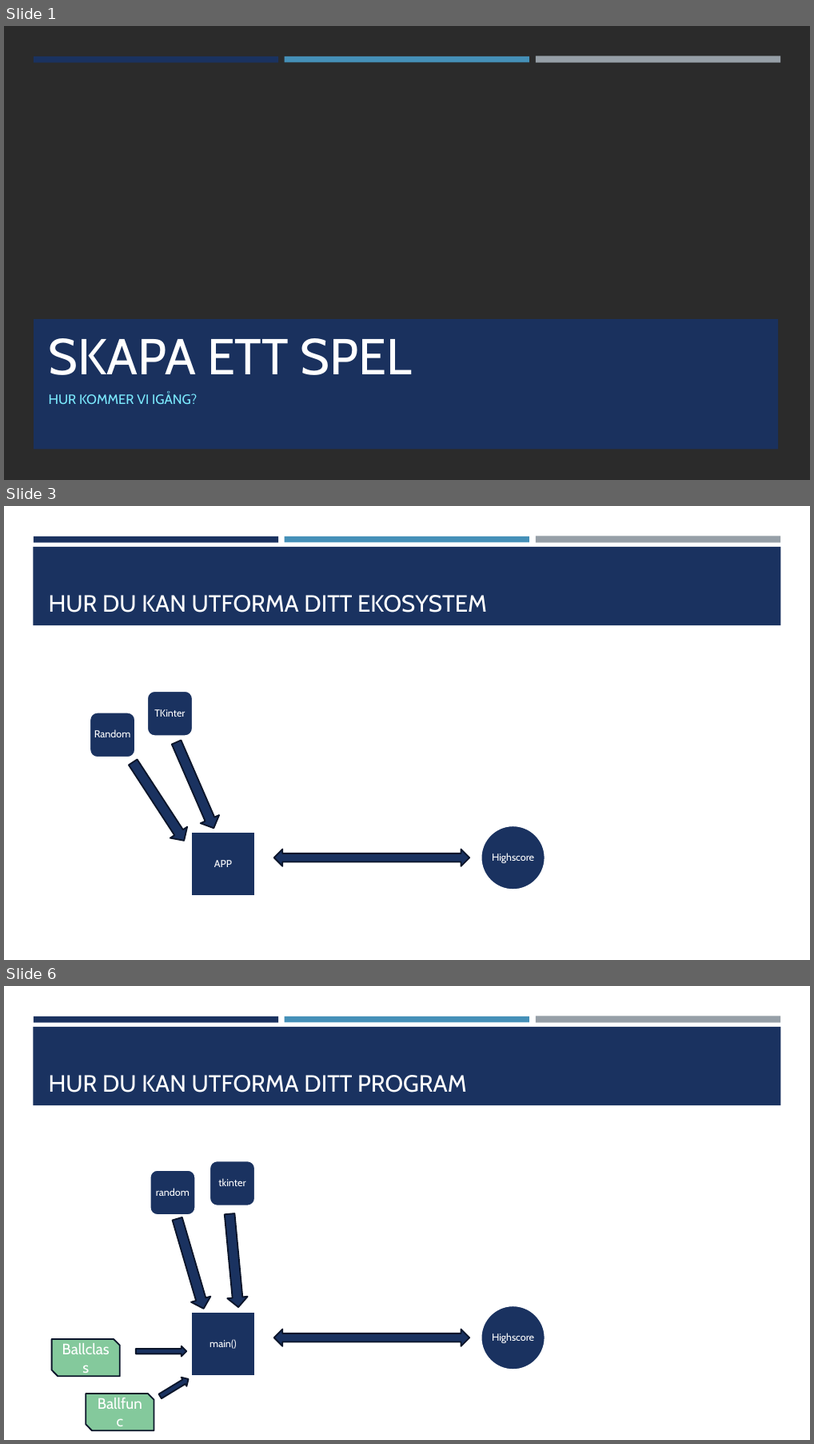
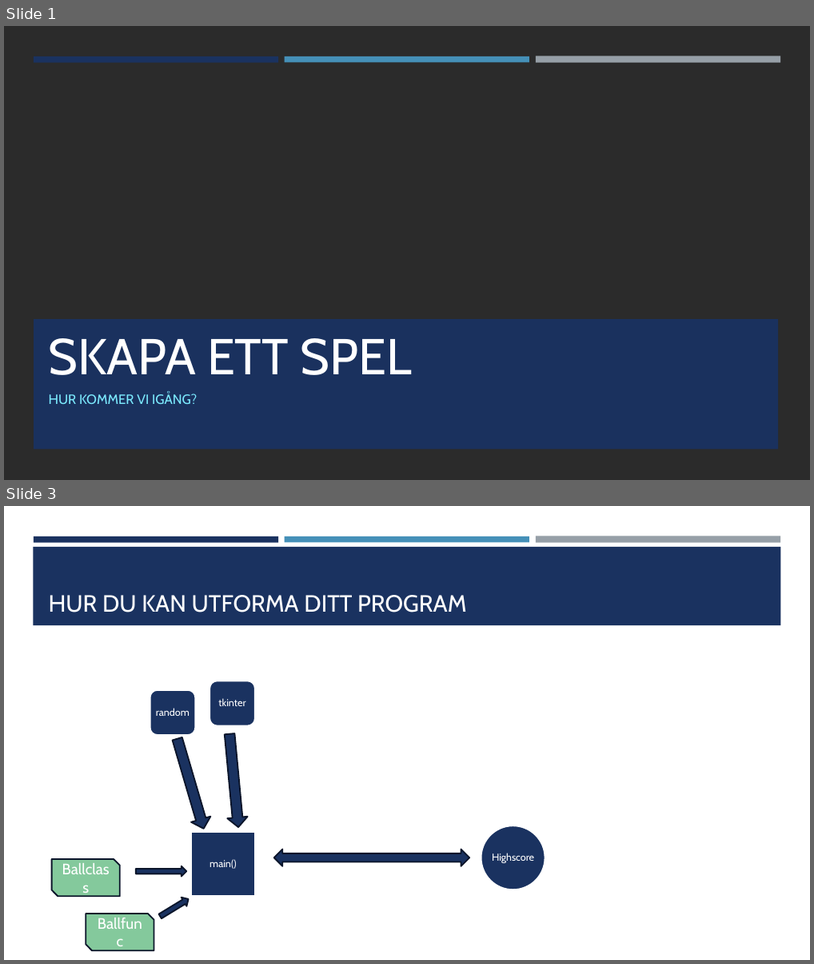
Before and after one commit to AleccInnov/Forts-ttningskurs_Python, a slide deck: Lektion 8/Exempel/Skapa ett spel.pptx. Shown one above the other, each under a label of ours: slides 1, 3 and 6 before the commit, slides 1 and 3 after it; the slides between them are not shown. The pictures are 814x1444 and 814x964 pixels, drawn with LibreOffice and Linux fonts; fonts in the diff are those of the drawing; background and template pictures are left out; a plain dark background stands for a picture behind light text. Boxes give left, top, right and bottom in pixels: in the first picture for what was removed or moved away, otherwise in the second. Text is boxed around its words. In the diff, an @@ line names an element or a change of style, - is before the commit and + after.

```diff
--- a/Lektion 8/Exempel/Skapa ett spel.pptx
+++ b/Lektion 8/Exempel/Skapa ett spel.pptx
@@ slide 3 removed at bbox=[4, 506, 810, 960], background #FFFFFF; not listed: 4 template elements that a slide beside it also shows @@
@@ title removed at bbox=[49, 595, 487, 612] @@
-HUR DU KAN UTFORMA DITT EKOSYSTEM
@@ freeform shape removed at bbox=[147, 691, 193, 736] @@
-TKinter
@@ freeform shape removed at bbox=[90, 712, 135, 757] @@
-Random
@@ right arrow removed at bbox=[167, 738, 223, 832] @@
@@ right arrow removed at bbox=[124, 756, 193, 846] @@
@@ freeform shape removed at bbox=[191, 832, 255, 896] @@
-APP
@@ freeform shape removed at bbox=[482, 825, 546, 889] @@
-Highscore
@@ left right arrow removed at bbox=[274, 849, 470, 866] @@
@@ what was slide 6 is now slide 3 @@
```
Also in this commit, not shown: 2 slides changed, 6 slides added, 1 other slide removed, 7 other files.
